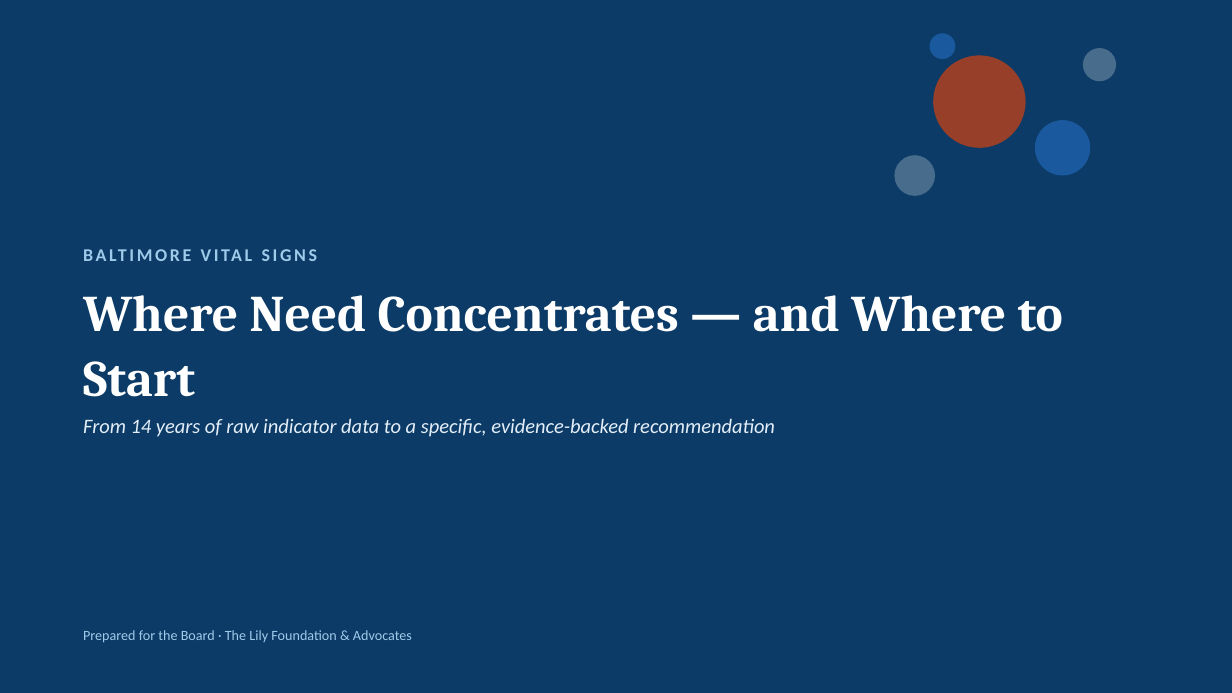
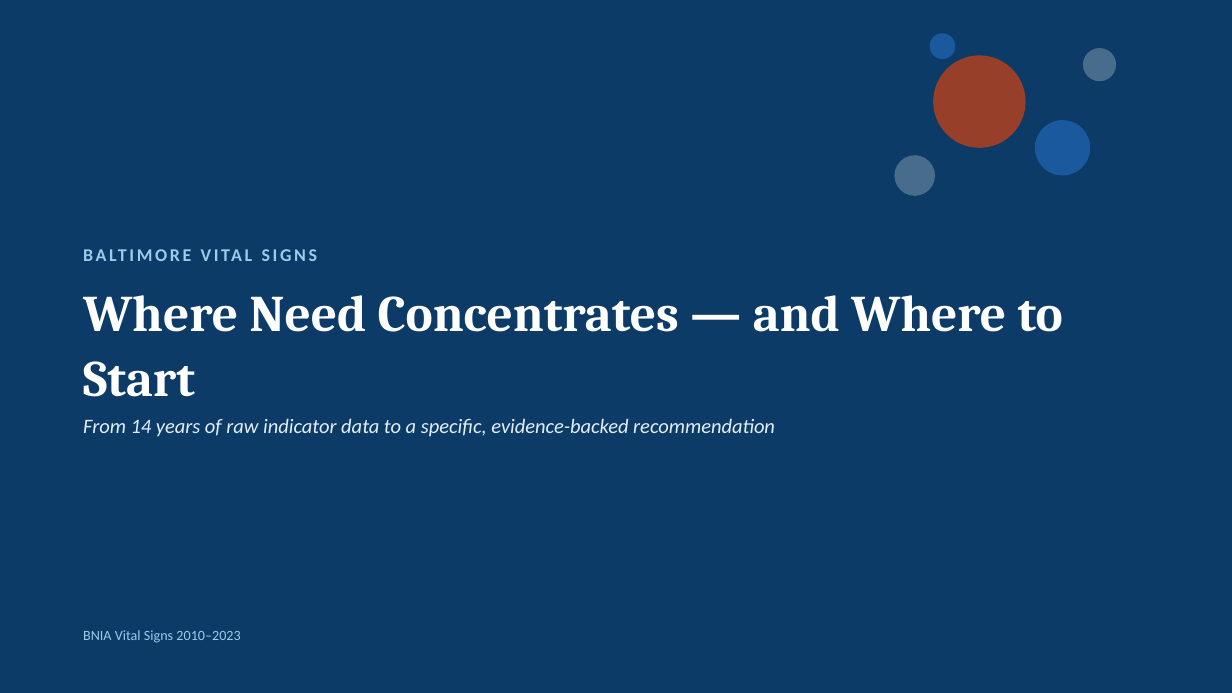
Before and after one commit to msweta02/da-baltimore-health-equity, a slide deck: slide 1 of Docs/2026_09_21/Baltimore_Vital_Signs_Presentation_1.pptx. Drawn at 1232x693 pixels with LibreOffice and Linux fonts; fonts in the diff are those of the drawing. Boxes give left, top, right and bottom in pixels: in the first picture for what was removed or moved away, otherwise in the second. Text is boxed around its words. In the diff, an @@ line names an element or a change of style, - is before the commit and + after.

```diff
--- a/Docs/2026_09_21/Baltimore_Vital_Signs_Presentation_1.pptx
+++ b/Docs/2026_09_21/Baltimore_Vital_Signs_Presentation_1.pptx
@@ text at bbox=[83, 630, 240, 643]: text changed @@
-Prepared for the Board · The Lily Foundation & Advocates
+BNIA Vital Signs 2010–2023
```
Also in this commit, not shown: 9 other files.
